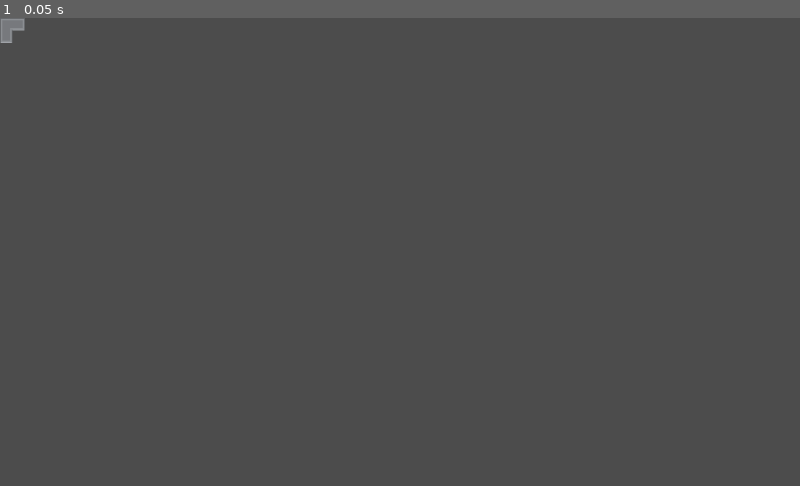
Above: before the commit, frame 1.
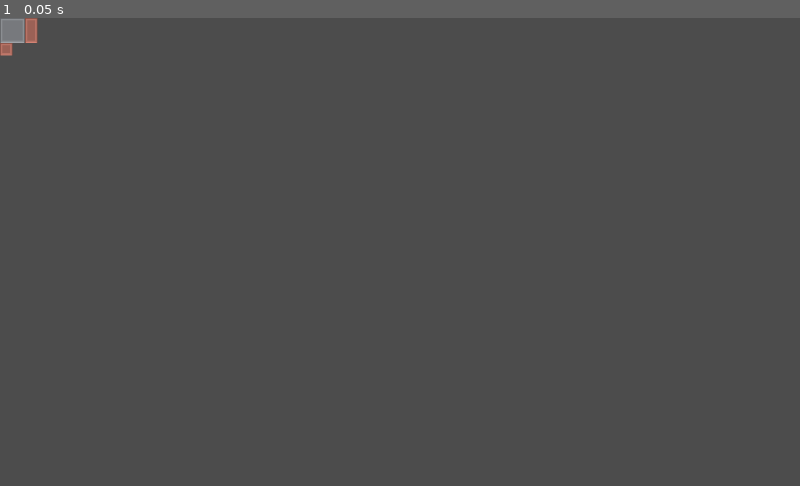
Above: after the commit, the same moment.

Repository: JonHarder/CyberWars
Game: Godot game, scene res://main.tscn
Two runs of this game, one before a commit and one after it. Both use one fixed random seed, a clock stepped at 60 frames per second and the inputs below.
Inputs:
- Up to frame 1 (0.05 s): no input

The runs differ from the first frame. In frame 1, 0.2% of the frame differs, in the area x 0-5%, y 0-9%.

Commit message:
move map stuff to its own scene, instance it in main

Diff:
--- /dev/null
+++ b/Map.tscn
@@ -0,0 +1,10 @@
+[gd_scene load_steps=2 format=2]
+
+[ext_resource path="res://Terrain.gd" type="Script" id=1]
+
+[node name="Map" type="Node2D"]
+
+[node name="Terrain" type="TileMap" parent="."]
+cell_size = Vector2( 16, 16 )
+format = 1
+script = ExtResource( 1 )
--- a/Terrain.gd
+++ b/Terrain.gd
@@ -1,16 +1,21 @@
 extends TileMap
+
+var tiles : Array
+var width : int
 
 class Tile:
 	const types = {
-		CONCRETE = "concrete"
+		CONCRETE = "concrete",
+		METAL = "metal"
 	}
 	var type
 
 	func _init(type):
 		self.type = type
 
-var tiles : Array
-var width : int
+var MetalTile = Tile.new(Tile.types.METAL)
+var ConcreteTile = Tile.new(Tile.types.CONCRETE)
+
 
 func draw_map():
 	for i in range(tiles.size()):
@@ -19,14 +24,14 @@
 
 	update_bitmask_region(Vector2(0, 0), Vector2(width, tiles.size() / width))
 
-# Called when the node enters the scene tree for the first time.
 func _ready():
-	var tileset : TileSet = preload("res://tiles.tres")
-	tile_set = tileset
+	tile_set = preload("res://tiles.tres")
 	cell_size = Vector2(16, 16)
 	tiles = [
-		Tile.new(Tile.types.CONCRETE), Tile.new(Tile.types.CONCRETE),
-		Tile.new(Tile.types.CONCRETE)
+		ConcreteTile, ConcreteTile, MetalTile,
+		ConcreteTile, ConcreteTile, MetalTile,
+		MetalTile
 	]
-	width = 2
+	width = 3
+
 	draw_map()
--- a/main.tscn
+++ b/main.tscn
@@ -1,9 +1,7 @@
 [gd_scene load_steps=2 format=2]
 
-[ext_resource path="res://Terrain.gd" type="Script" id=1]
+[ext_resource path="res://Map.tscn" type="PackedScene" id=1]
 
-[node name="Schene" type="Node2D"]
+[node name="main" type="Node2D"]
 
-[node name="Terrain" type="TileMap" parent="."]
-format = 1
-script = ExtResource( 1 )
+[node name="Map" parent="." instance=ExtResource( 1 )]
